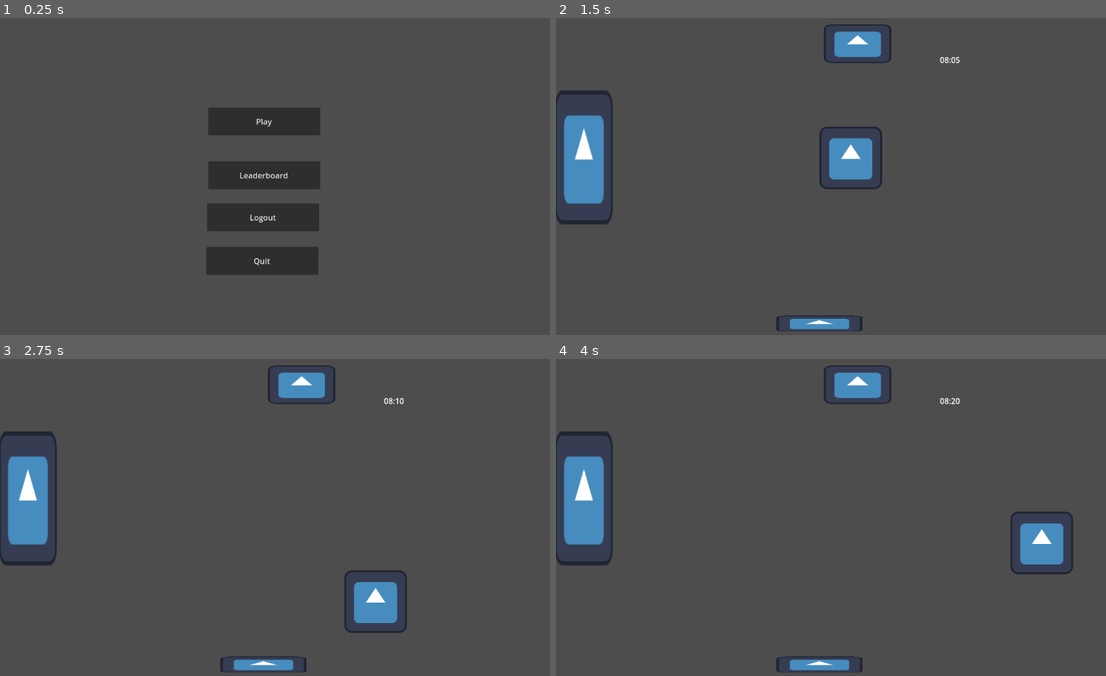
Above: before the commit, frames 1-4 (two rows, left to right).
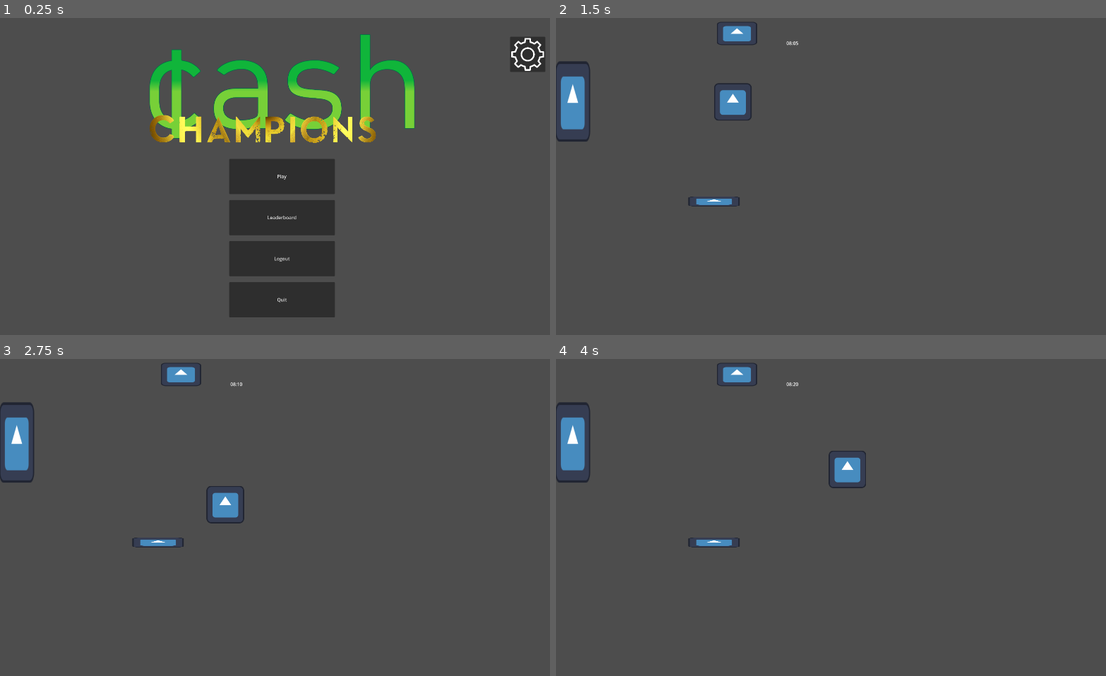
Above: after the commit, the same moments.

Repository: ThyGram/Eksamensprojekt-DDU
Game: Godot game, scene res://main_menu.tscn
Two runs of this game, one before a commit and one after it. Both use one fixed random seed, a clock stepped at 60 frames per second and the inputs below. The engine's default icon, where the game draws it, is replaced by a stand-in: a white triangle on a blue panel in a dark square.
Inputs (mouse positions are in pixels of both pictures, inside the frame that each line leads up to; where the layout moved, square brackets give the same spot in the first picture):
- Up to frame 1 (0.25 s): no input
- Up to frame 2 (1.5 s): click (1084, 52) [820, 122] at 0.5 s; tap Enter (ui_accept) at 1.25 s; hold D (Right) from 1.28 s (still down); hold Enter (ui_accept) from 1.28 s (still down)
- Up to frame 3 (2.75 s): release D (Right) at 2.03 s; release Enter (ui_accept) at 2.03 s; hold S (Down) from 2.03 s (still down); tap Enter (ui_accept) at 2.1, 2.27, 2.57 s
- Up to frame 4 (4 s): release S (Down) at 2.78 s; hold D (Right) 2.78-3.53 s; hold Enter (ui_accept) 2.78-3.53 s; hold W (Up) from 3.53 s (still down); tap Enter (ui_accept) at 3.6, 3.77 s

The runs differ from the first frame. In frame 1, 12% of the frame differs, in the area x 27-100%, y 5-95%; in frame 2, 6.7%; in frame 3, 6.7%; in frame 4, 6.7%.

Commit message:
Main menu clean up og viewport size change

Diff:
--- a/GodotGame/main_game_computer.tscn
+++ b/GodotGame/main_game_computer.tscn
@@ -20,6 +20,7 @@
 text = "Calender"
 
 [node name="Button2" type="Button" parent="."]
+layout_mode = 0
 offset_left = 478.0
 offset_top = 181.0
 offset_right = 645.0
@@ -27,6 +28,7 @@
 text = "Stocks"
 
 [node name="Button3" type="Button" parent="."]
+layout_mode = 0
 offset_left = 755.0
 offset_top = 185.0
 offset_right = 922.0
--- a/GodotGame/main_menu.tscn
+++ b/GodotGame/main_menu.tscn
@@ -1,46 +1,105 @@
-[gd_scene load_steps=2 format=3 uid="uid://f61lo1rvo8h"]
+[gd_scene load_steps=4 format=3 uid="uid://f61lo1rvo8h"]
 
 [ext_resource type="Script" path="res://main_menu.gd" id="1_pqr06"]
+[ext_resource type="Texture2D" uid="uid://dsy0ng02rh1ta" path="res://textures/settings-cog.png" id="2_0yewg"]
+[ext_resource type="Texture2D" uid="uid://31ioku7yp413" path="res://textures/cash champions.png" id="2_ghxd5"]
 
 [node name="MainMenu" type="Control"]
 layout_mode = 3
-anchors_preset = 0
+anchors_preset = 8
+anchor_left = 0.5
+anchor_top = 0.5
+anchor_right = 0.5
+anchor_bottom = 0.5
+grow_horizontal = 2
+grow_vertical = 2
 script = ExtResource("1_pqr06")
 
 [node name="Play" type="Button" parent="."]
-layout_mode = 0
-offset_left = 425.0
-offset_top = 183.0
-offset_right = 654.0
-offset_bottom = 240.0
+layout_mode = 1
+anchors_preset = 8
+anchor_left = 0.5
+anchor_top = 0.5
+anchor_right = 0.5
+anchor_bottom = 0.5
+offset_left = -180.0
+offset_top = -60.0
+offset_right = 180.0
+offset_bottom = 60.0
+grow_horizontal = 2
+grow_vertical = 2
 text = "Play"
 
+[node name="Settings" type="Button" parent="."]
+layout_mode = 1
+anchors_preset = 8
+anchor_left = 0.5
+anchor_top = 0.5
+anchor_right = 0.5
+anchor_bottom = 0.5
+offset_left = 776.0
+offset_top = -476.0
+offset_right = 896.0
+offset_bottom = -356.0
+grow_horizontal = 2
+grow_vertical = 2
+icon = ExtResource("2_0yewg")
+icon_alignment = 1
+expand_icon = true
+
 [node name="Leaderboard" type="Button" parent="."]
-layout_mode = 0
-offset_left = 425.0
-offset_top = 293.0
-offset_right = 654.0
-offset_bottom = 350.0
+layout_mode = 1
+anchors_preset = 8
+anchor_left = 0.5
+anchor_top = 0.5
+anchor_right = 0.5
+anchor_bottom = 0.5
+offset_left = -180.0
+offset_top = 80.0
+offset_right = 180.0
+offset_bottom = 200.0
+grow_horizontal = 2
+grow_vertical = 2
 text = "Leaderboard"
 
 [node name="Logout" type="Button" parent="."]
-layout_mode = 0
-offset_left = 423.0
-offset_top = 379.0
-offset_right = 652.0
-offset_bottom = 436.0
+layout_mode = 1
+anchors_preset = 8
+anchor_left = 0.5
+anchor_top = 0.5
+anchor_right = 0.5
+anchor_bottom = 0.5
+offset_left = -180.0
+offset_top = 220.0
+offset_right = 180.0
+offset_bottom = 340.0
+grow_horizontal = 2
+grow_vertical = 2
 text = "Logout
 "
 
 [node name="Quit" type="Button" parent="."]
-layout_mode = 0
-offset_left = 421.0
-offset_top = 468.0
-offset_right = 650.0
-offset_bottom = 525.0
+layout_mode = 1
+anchors_preset = 8
+anchor_left = 0.5
+anchor_top = 0.5
+anchor_right = 0.5
+anchor_bottom = 0.5
+offset_left = -180.0
+offset_top = 360.0
+offset_right = 180.0
+offset_bottom = 480.0
+grow_horizontal = 2
+grow_vertical = 2
 text = "Quit"
 
+[node name="CashChampions" type="Sprite2D" parent="."]
+position = Vector2(0, -300)
+scale = Vector2(0.7, 0.7)
+texture = ExtResource("2_ghxd5")
+
 [connection signal="pressed" from="Play" to="." method="_on_play_pressed"]
+[connection signal="pressed" from="Settings" to="." method="_on_play_pressed"]
 [connection signal="pressed" from="Leaderboard" to="." method="_on_leaderboard_pressed"]
 [connection signal="pressed" from="Logout" to="." method="_on_logout_pressed"]
 [connection signal="pressed" from="Quit" to="." method="_on_quit_pressed"]
--- a/GodotGame/project.godot
+++ b/GodotGame/project.godot
@@ -18,6 +18,11 @@
 [autoload]
 
 storage="*res://single_ton.gd"
+
+[display]
+
+window/size/viewport_width=1920
+window/size/viewport_height=1080
 
 [input]
 
Binary file added: GodotGame/textures/cash champions.png
Not shown, added: GodotGame/textures/cash champions.png.import
Binary file added: GodotGame/textures/settings-cog.png
Not shown, added: GodotGame/textures/settings-cog.png.import
Binary file added: GodotGame/textures/settings-cog96.png
Not shown, added: GodotGame/textures/settings-cog96.png.import
